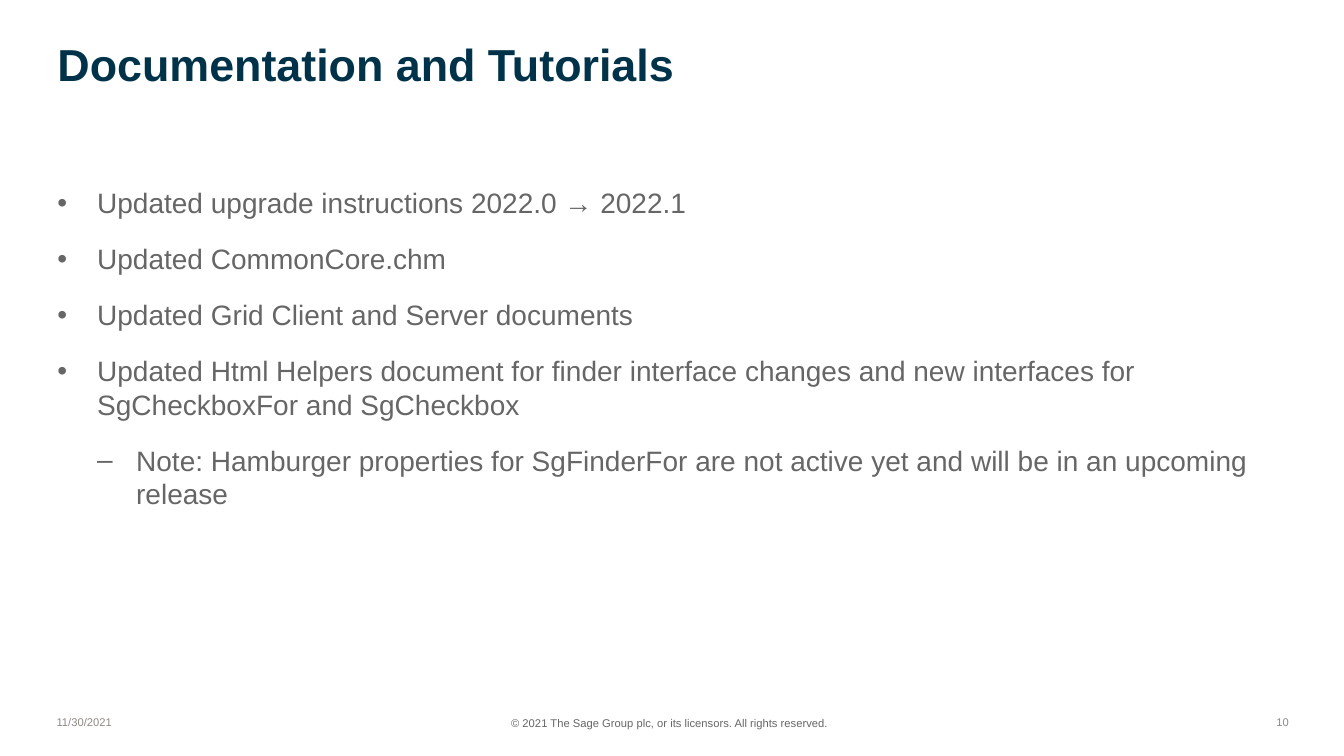
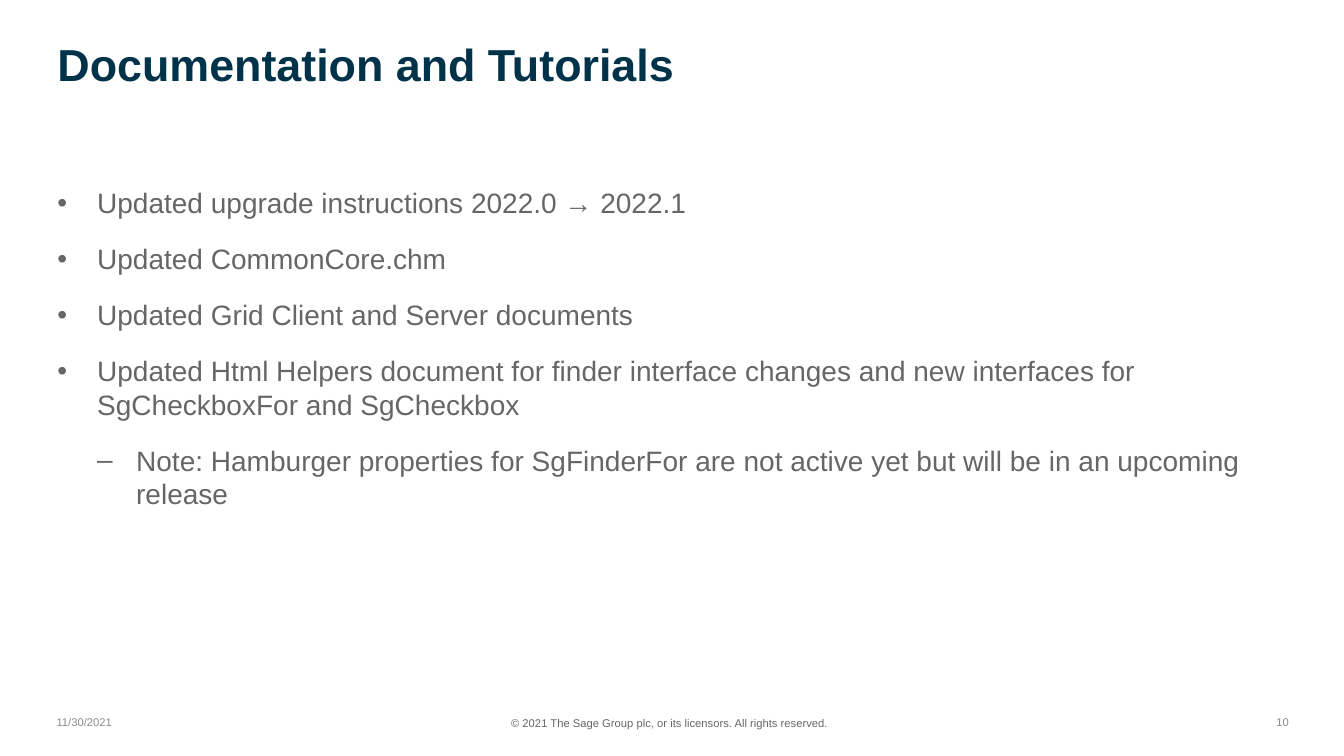
Before and after one commit to SageNADev/Sage300-SDK, a slide deck: slide 10 of docs/presentations/Sage300SDK_2022_1WebSDKOverview.pptx. Drawn at 1344x756 pixels with LibreOffice and Linux fonts; fonts in the diff are those of the drawing; background and template pictures are left out. Boxes give left, top, right and bottom in pixels: in the first picture for what was removed or moved away, otherwise in the second. Text is boxed around its words. In the diff, an @@ line names an element or a change of style, - is before the commit and + after.

```diff
--- a/docs/presentations/Sage300SDK_2022_1WebSDKOverview.pptx
+++ b/docs/presentations/Sage300SDK_2022_1WebSDKOverview.pptx
@@ text at bbox=[136, 450, 1239, 505]: text changed @@
-    – Note: Hamburger properties for SgFinderFor are not active yet and will be in an upcoming release
+    – Note: Hamburger properties for SgFinderFor are not active yet but will be in an upcoming release
```
Also in this commit, not shown: 1 other slide changed.
